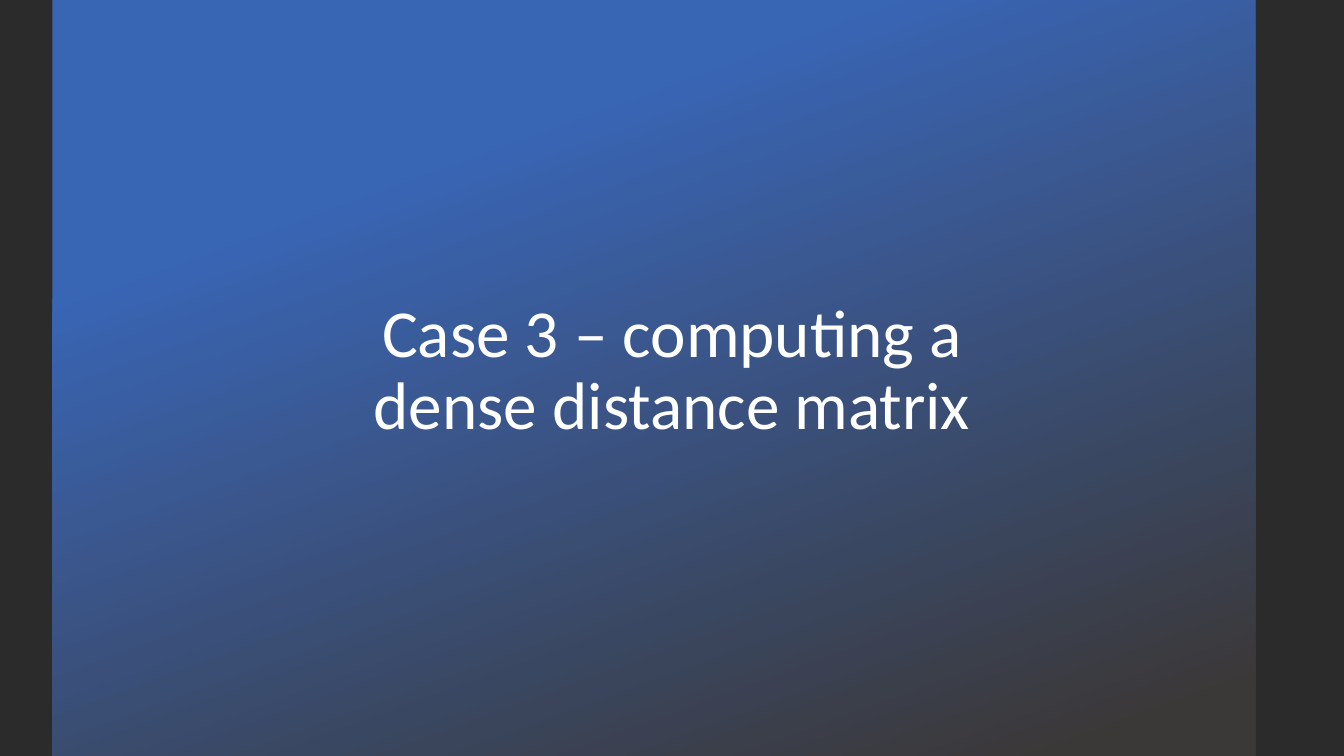
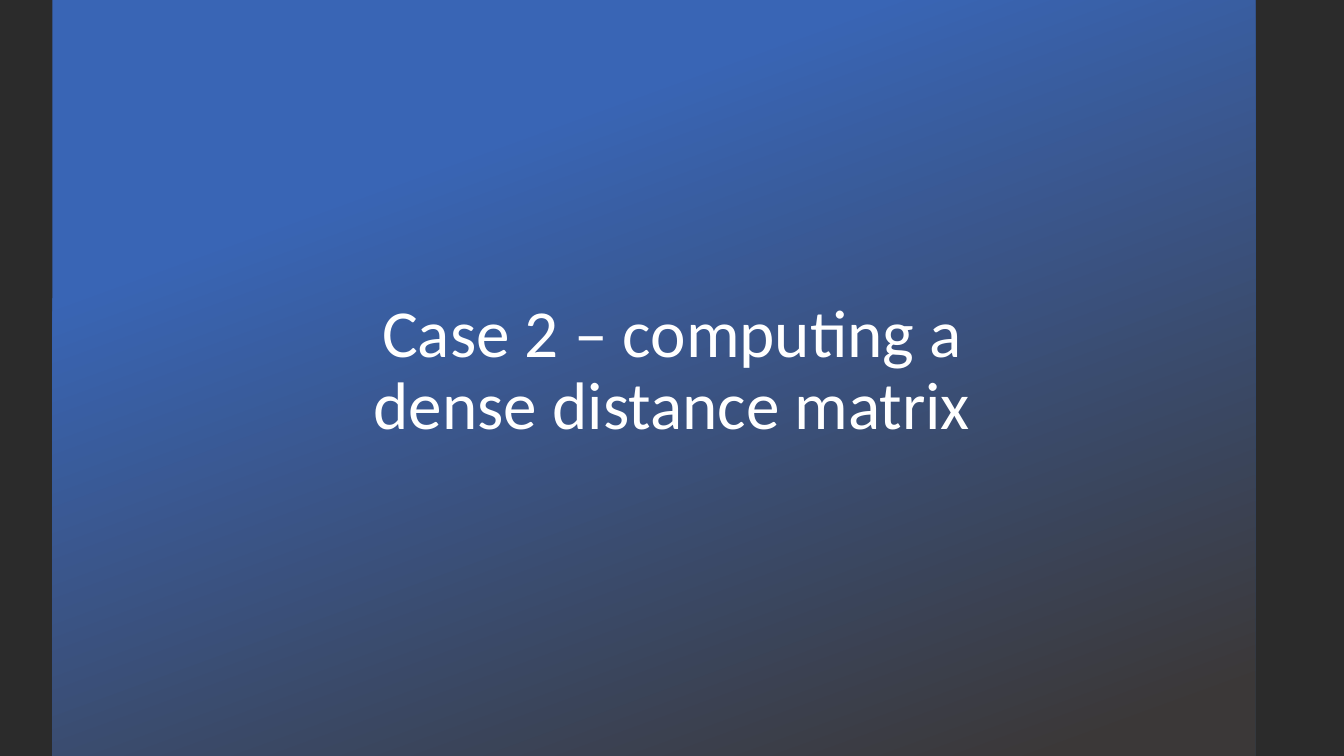
Before and after one commit to andreplima/BoT-in-Python, a slide deck: slide 6 of BoT in Python.pptx (slide 5 before the commit). Drawn at 1344x756 pixels with LibreOffice and Linux fonts; fonts in the diff are those of the drawing; background and template pictures are left out; a plain dark background stands for a picture behind light text. Boxes give left, top, right and bottom in pixels: in the first picture for what was removed or moved away, otherwise in the second. Text is boxed around its words. In the diff, an @@ line names an element or a change of style, - is before the commit and + after.

```diff
--- a/BoT in Python.pptx
+++ b/BoT in Python.pptx
@@ text at [374, 310, 970, 430]: text changed @@
-Case 3 – computing a dense distance matrix
+Case 2 – computing a dense distance matrix
```
Also in this commit, not shown: 3 other slides changed, 5 slides added, 1 other file.
